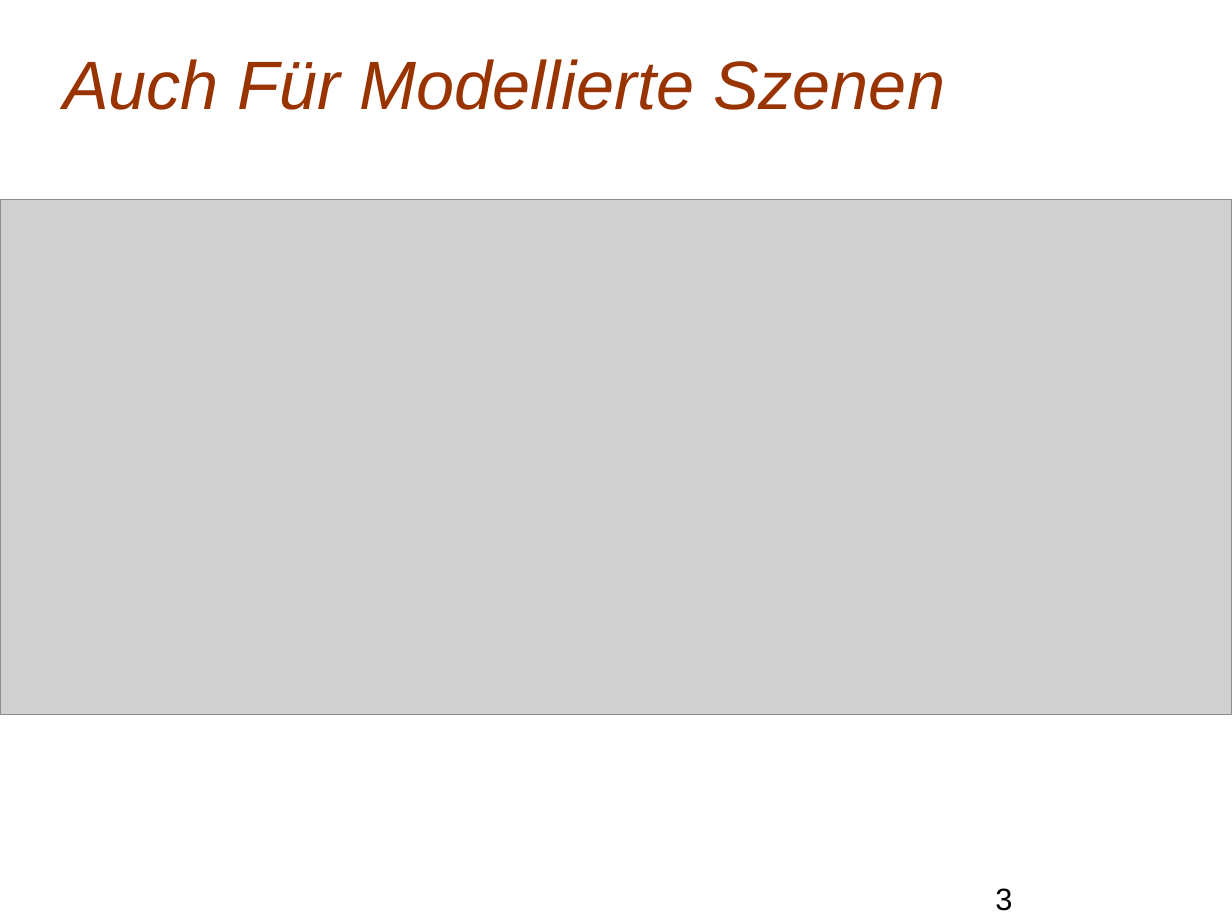
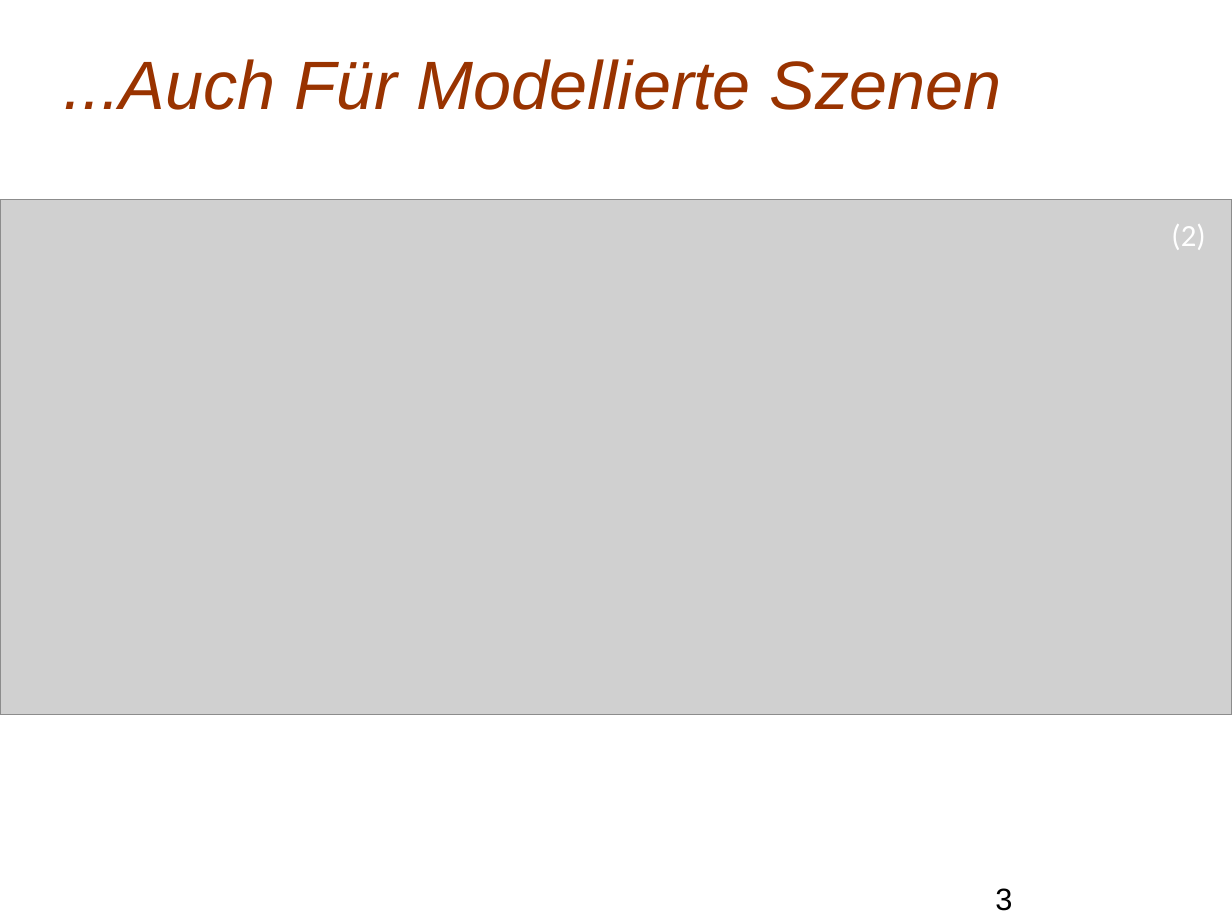
Before and after one commit to Mxtreme1/Presentation-on-The-Phong-Illumination-Model, a slide deck: slide 3 of PIM.odp. Drawn at 1232x924 pixels with LibreOffice and Linux fonts; fonts in the diff are those of the drawing; grey boxes stand for pictures; background and template pictures are left out. Boxes give left, top, right and bottom in pixels: in the first picture for what was removed or moved away, otherwise in the second. Text is boxed around its words. In the diff, an @@ line names an element or a change of style, - is before the commit and + after.

```diff
--- a/PIM.odp
+++ b/PIM.odp
@@ title at box(63, 59, 1002, 110): text changed @@
-Auch Für Modellierte Szenen
+...Auch Für Modellierte Szenen
@@ text added at box(1171, 224, 1205, 250), 18 pt, text #FFFFFF @@
+(2)
```
Also in this commit, not shown: 11 other slides changed, 3 slides added, 1 slide removed.
